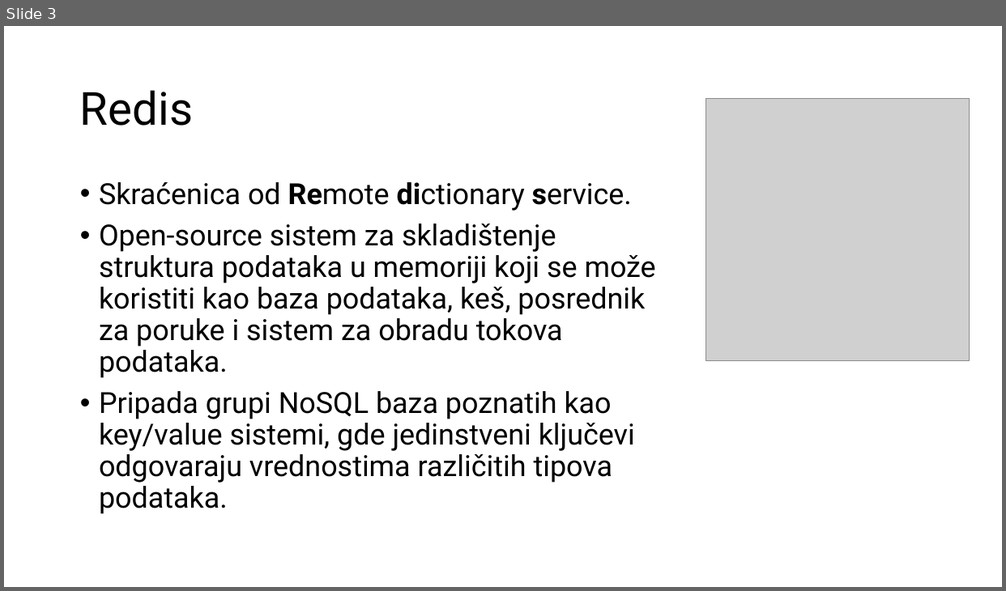
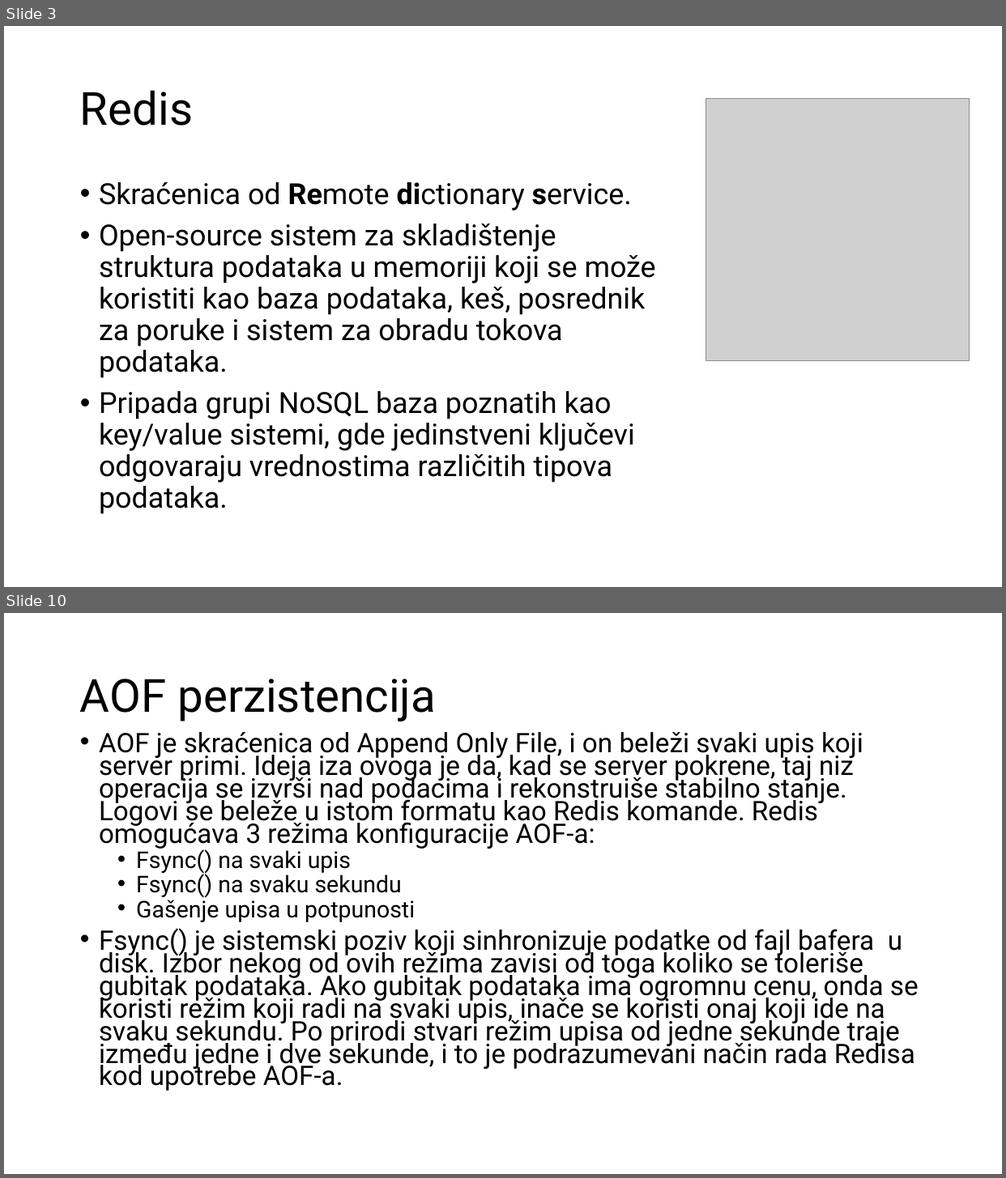
Before and after one commit to radisa-markovic/redis-mongodb-imdb-vs-ondisk, a slide deck: Redis i Mongo.pptx. Shown one above the other, each under a label of ours: slide 3 before the commit, slides 3 and 10 after it; the slides between them are not shown. The pictures are 1006x591 and 1006x1178 pixels, drawn with LibreOffice and Linux fonts; fonts in the diff are those of the drawing; grey boxes stand for pictures. Boxes give left, top, right and bottom in pixels: in the first picture for what was removed or moved away, otherwise in the second. Text is boxed around its words. In the diff, an @@ line names an element or a change of style, - is before the commit and + after.

Commit message:
Update to ppt

```diff
--- a/Redis i Mongo.pptx
+++ b/Redis i Mongo.pptx
@@ slide 10 added at <box>4,613,1002,1174</box>, background #FFFFFF @@
@@ title added at <box>80,679,435,722</box>, 44 pt, text #000000 @@
+AOF perzistencija
@@ text added at <box>99,732,918,1091</box>, 25.9 pt, text #000000 @@
+• AOF je skraćenica od Append Only File, i on beleži svaki upis koji server primi. Ideja iza ovoga je da, kad se server pokrene, taj niz operacija se izvrši nad podacima i rekonstruiše stabilno stanje. Logovi se beleže u istom formatu kao Redis komande. Redis omogućava 3 režima konfiguracije AOF-a:
+  • Fsync() na svaki upis
+  • Fsync() na svaku sekundu
+  • Gašenje upisa u potpunosti
+• Fsync() je sistemski poziv koji sinhronizuje podatke od fajl bafera u disk. Izbor nekog od ovih režima zavisi od toga koliko se toleriše gubitak podataka. Ako gubitak podataka ima ogromnu cenu, onda se koristi režim koji radi na svaki upis, inače se koristi onaj koji ide na svaku sekundu. Po prirodi stvari režim upisa od jedne sekunde traje između jedne i dve sekunde, i to je podrazumevani način rada Redisa kod upotrebe AOF-a.
```
Also in this commit, not shown: 1 slide changed, 8 other slides added.
